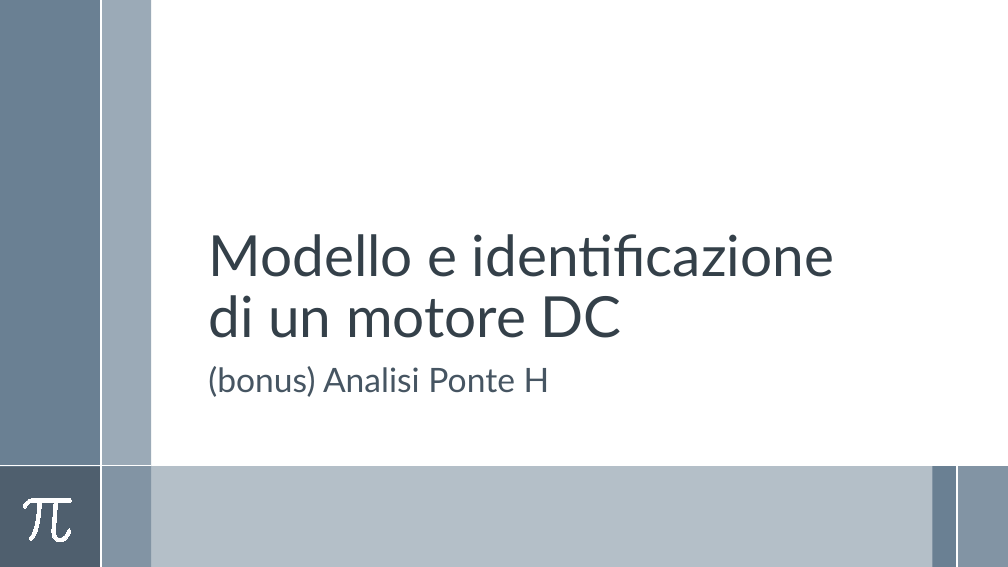
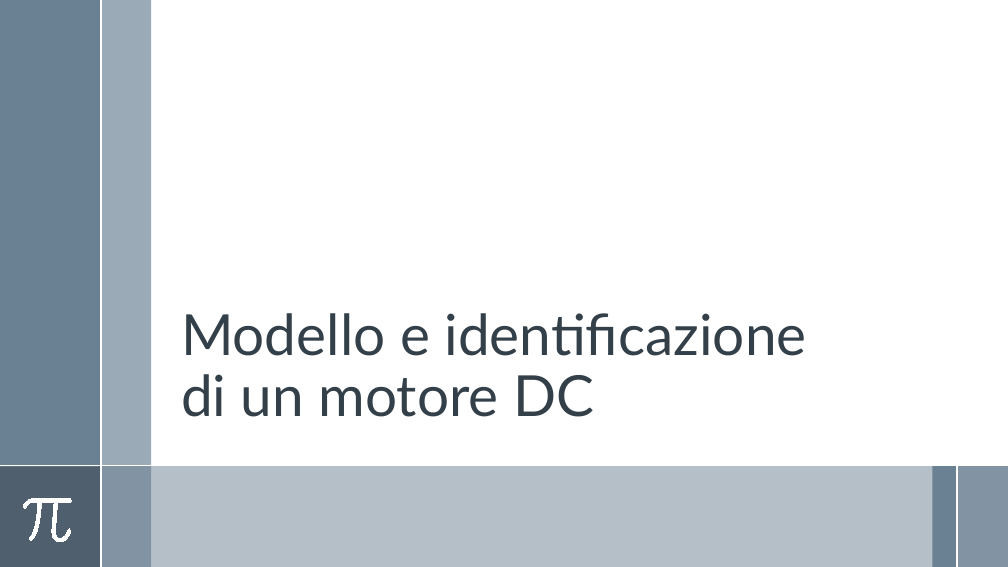
Before and after one commit to Alfystar/mv-Project, a slide deck: slide 1 of 00_Relazione/Modello e identificazione di un motore DC/Modello e identificazione di un motore DC.pptx. Drawn at 1008x567 pixels with LibreOffice and Linux fonts; fonts in the diff are those of the drawing. Boxes give left, top, right and bottom in pixels: in the first picture for what was removed or moved away, otherwise in the second. Text is boxed around its words. In the diff, an @@ line names an element or a change of style, - is before the commit and + after.

```diff
--- a/00_Relazione/Modello e identificazione di un motore DC/Modello e identificazione di un motore DC.pptx
+++ b/00_Relazione/Modello e identificazione di un motore DC/Modello e identificazione di un motore DC.pptx
@@ title "Modello e identificazione di un ...": place and size @@
-title "Modello e identificazione di un ..." at (208,234,834,338)
+title "Modello e identificazione di un ..." at (181,313,807,417)
@@ subtitle removed at (208,366,550,397) @@
-(bonus) Analisi Ponte H
```
Also in this commit, not shown: 5 other slides changed.
